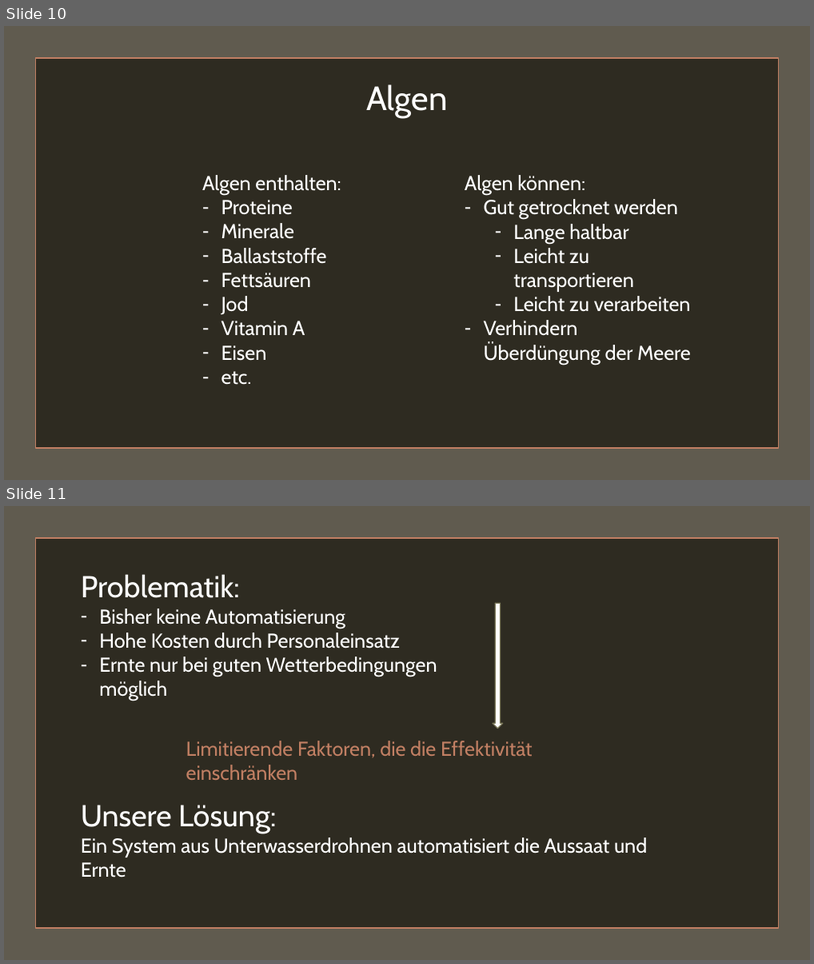
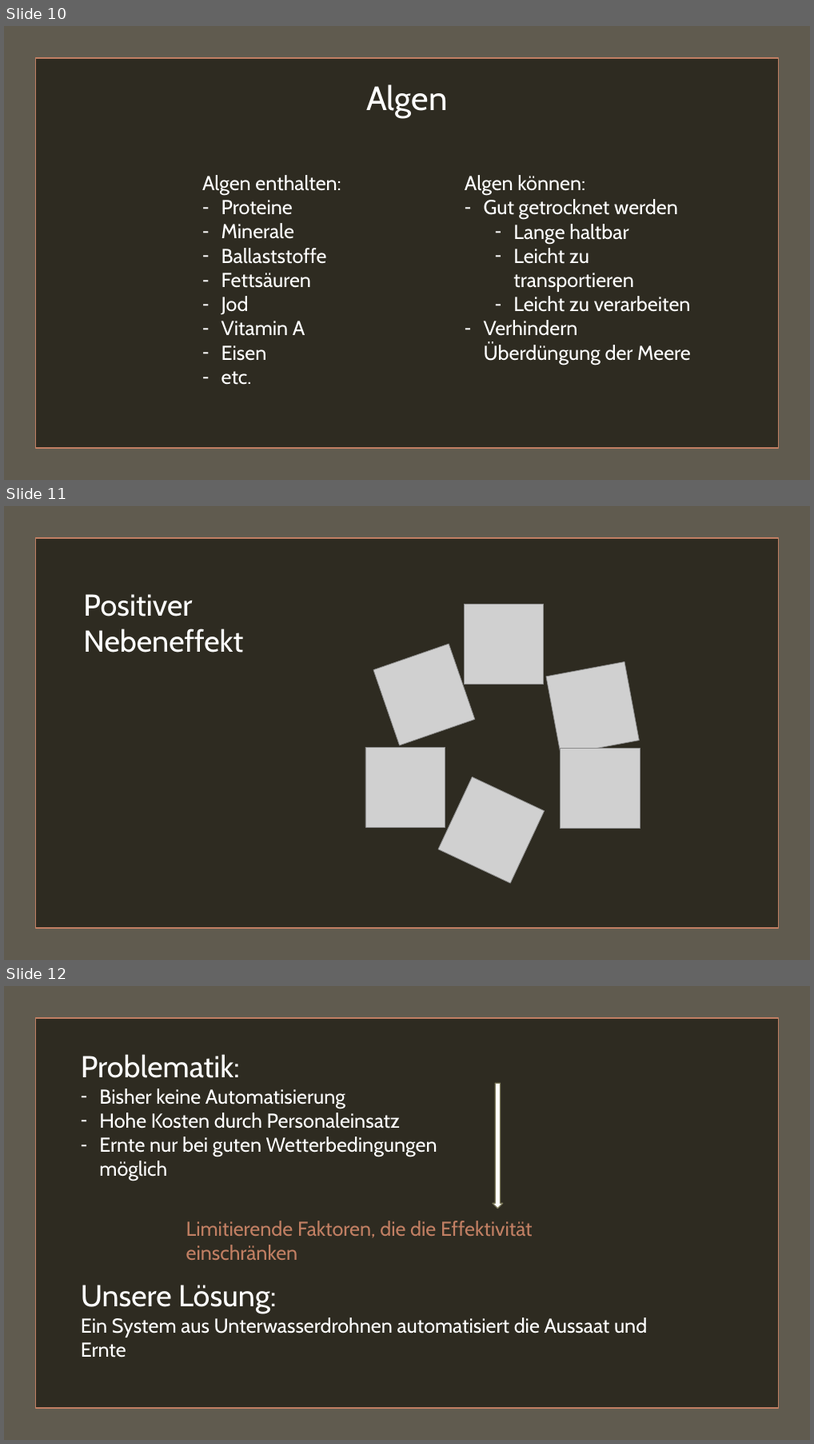
Before and after one commit to plastikpamaro/MKon, a slide deck: Meilenstein 1/Präsentation/Präsentation MS1.pptx. Shown one above the other, each under a label of ours: slides 10 and 11 before the commit, slides 10, 11 and 12 after it. The pictures are 814x964 and 814x1444 pixels, drawn with LibreOffice and Linux fonts; fonts in the diff are those of the drawing; grey boxes stand for pictures. Boxes give left, top, right and bottom in pixels: in the first picture for what was removed or moved away, otherwise in the second. Text is boxed around its words. In the diff, an @@ line names an element or a change of style, - is before the commit and + after.

```diff
--- a/Meilenstein 1/Präsentation/Präsentation MS1.pptx
+++ b/Meilenstein 1/Präsentation/Präsentation MS1.pptx
@@ slide 11 added at <box>4,506,810,960</box>, background #4960A6 @@
@@ rectangle added at <box>4,506,810,960</box>, fill #605B4F @@
@@ rectangle added at <box>35,538,779,928</box>, fill #2E2B21, outline #C17F63 1.75 pt @@
@@ text added at <box>83,594,243,652</box>, 36 pt, text #FFFFFF @@
+Positiver Nebeneffekt
@@ picture added at <box>464,604,544,684</box> @@
@@ picture added at <box>374,644,475,745</box> @@
@@ picture added at <box>546,661,640,755</box> @@
@@ picture added at <box>366,747,446,827</box> @@
@@ picture added at <box>561,748,641,828</box> @@
@@ picture added at <box>438,776,545,883</box> @@
@@ what was slide 11 is now slide 12 @@
```
Also in this commit, not shown: 1 slide changed, 1 other file.
